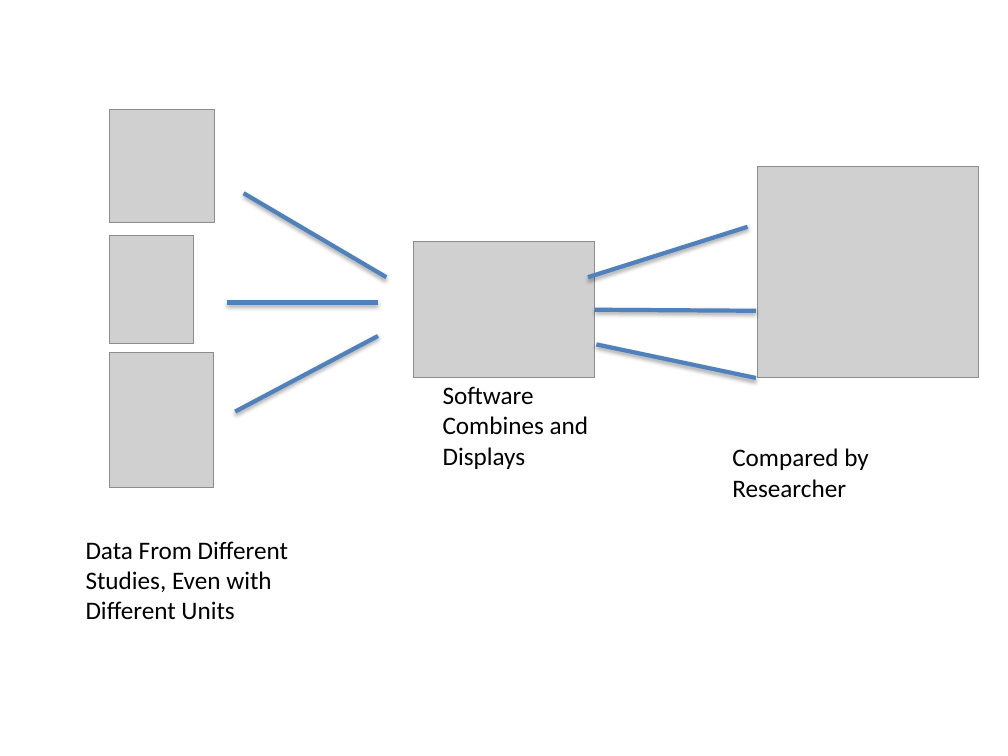
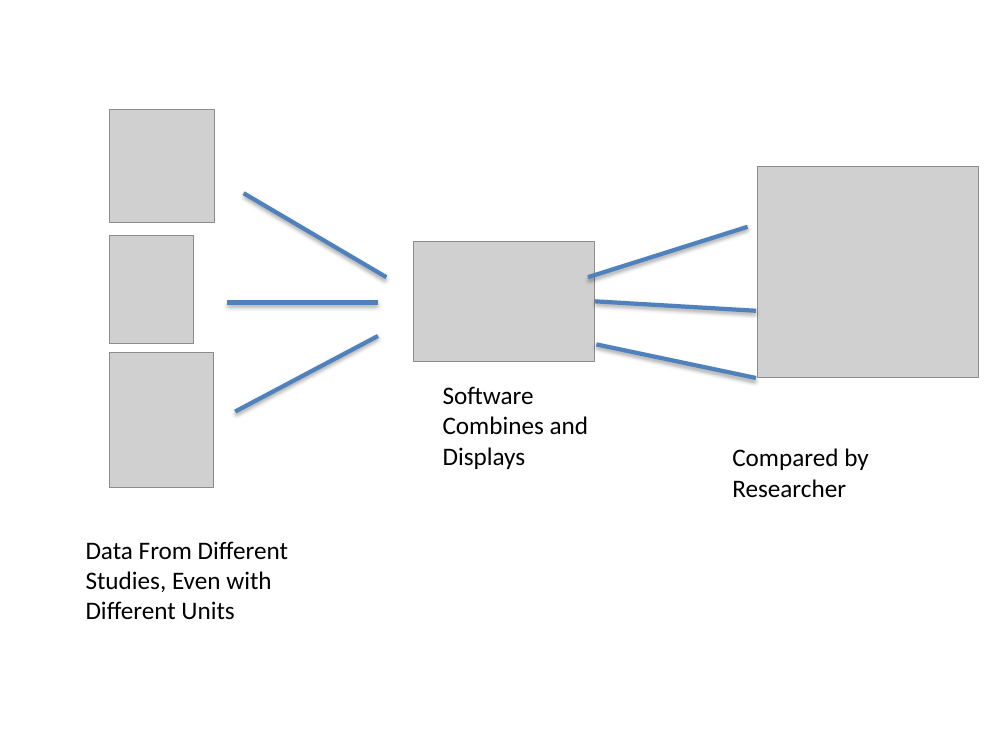
Before and after one commit to AdityaSavara/JSONGrapher, a slide deck: slide 1 of ConceptImage.pptx. Drawn at 1008x756 pixels with LibreOffice and Linux fonts; fonts in the diff are those of the drawing; grey boxes stand for pictures. Boxes give left, top, right and bottom in pixels: in the first picture for what was removed or moved away, otherwise in the second. Text is boxed around its words. In the diff, an @@ line names an element or a change of style, - is before the commit and + after.

```diff
--- a/ConceptImage.pptx
+++ b/ConceptImage.pptx
@@ picture: place and size @@
-picture at [413,242,595,378]
+picture at [413,242,595,362]
@@ line moved from (595, 309) - (756, 310) to (595, 301) - (756, 310) @@
```
Also in this commit, not shown: 1 other slide changed.
